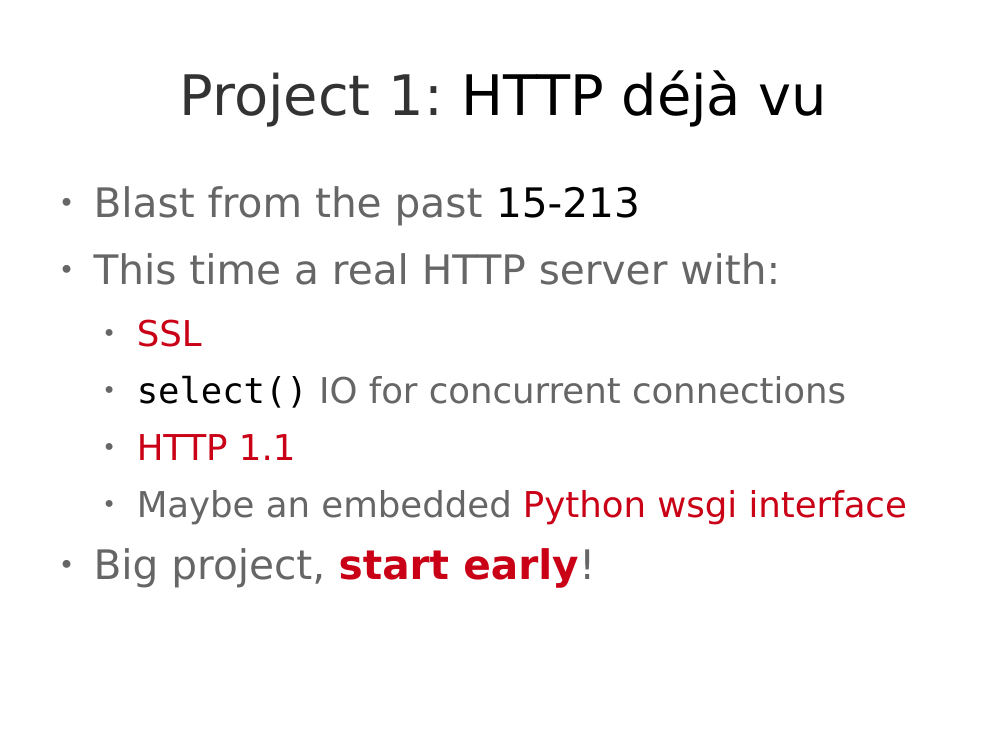
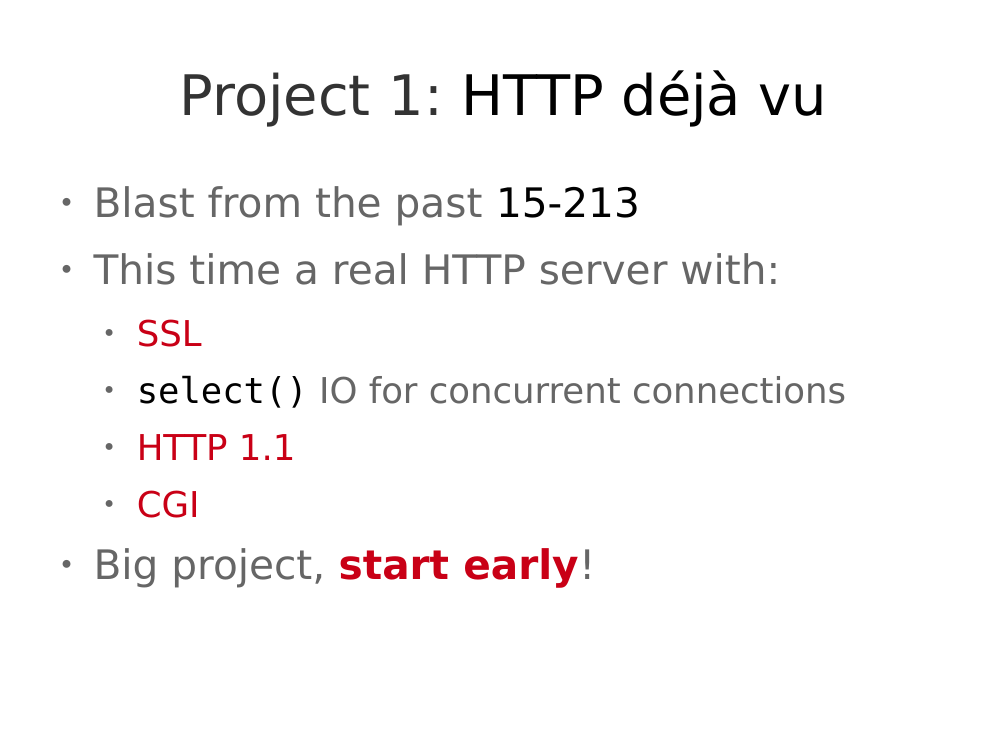
Before and after one commit to Jarvishappy/15-441-Recitation-Sessions, a slide deck: slide 7 of recitation1/src/recitation1.odp (slide 6 before the commit). Drawn at 1008x756 pixels with LibreOffice and Linux fonts; fonts in the diff are those of the drawing. Boxes give left, top, right and bottom in pixels: in the first picture for what was removed or moved away, otherwise in the second. Text is boxed around its words. In the diff, an @@ line names an element or a change of style, - is before the commit and + after.

```diff
--- a/recitation1/src/recitation1.odp
+++ b/recitation1/src/recitation1.odp
@@ text at (x1=137, y1=490, x2=200, y2=518): text changed @@
-  ● Maybe an embedded Python wsgi interface
+  ● CGI
```
Also in this commit, not shown: 1 other slide changed, 1 slide added, 1 other file.
